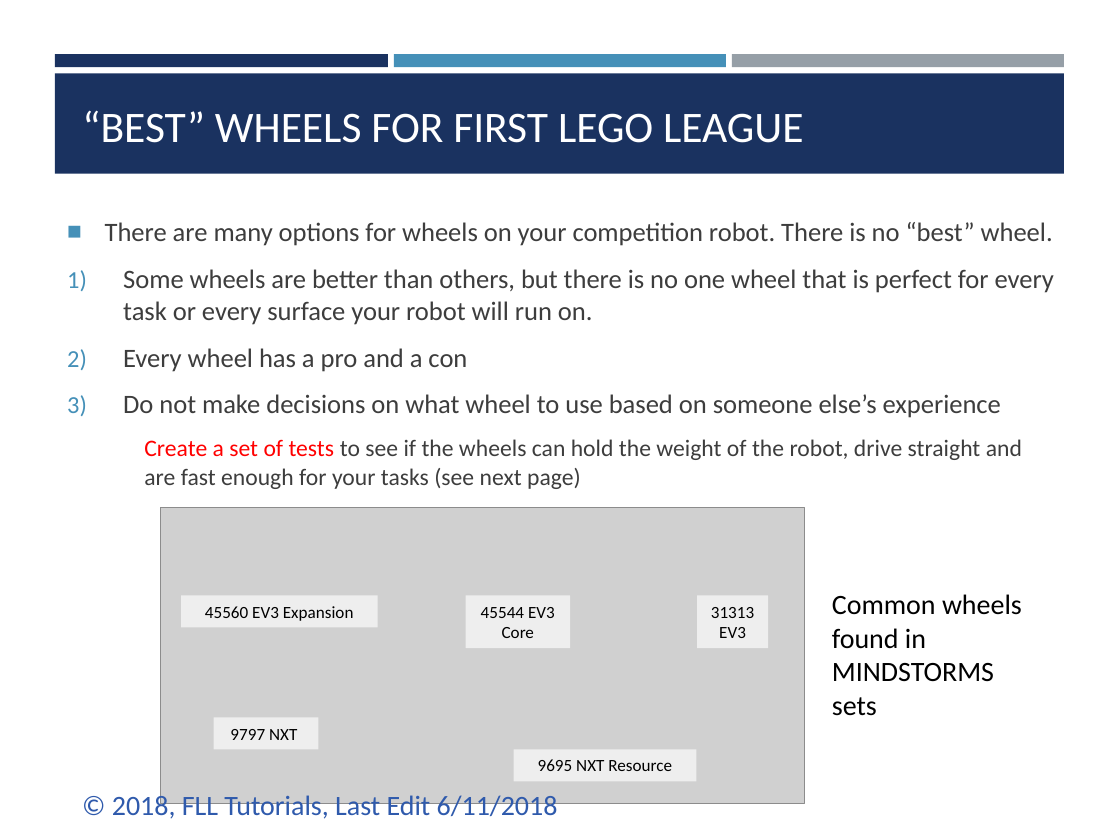
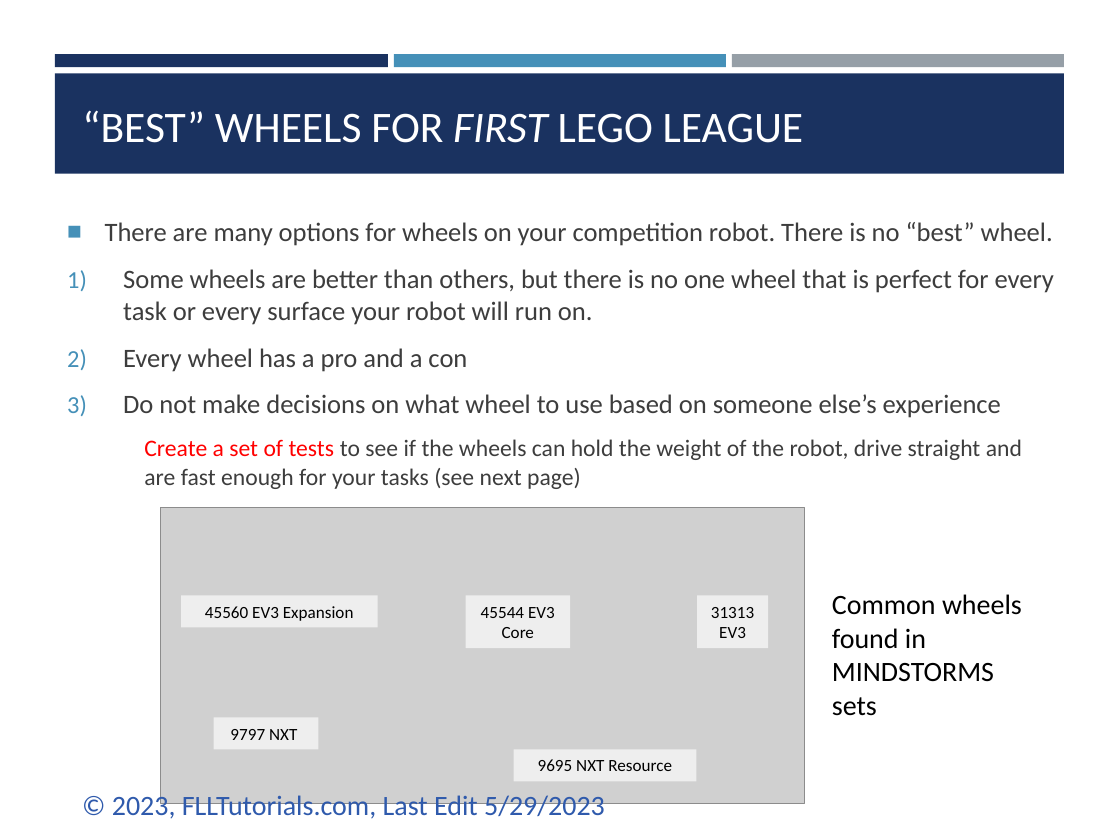
Before and after one commit to ev3lessons/FLL-Tutorials, a slide deck: slide 6 of translations/en-us/RobotGame/Wheels.pptx (slide 5 before the commit). Drawn at 1120x840 pixels with LibreOffice and Linux fonts; fonts in the diff are those of the drawing; grey boxes stand for pictures. Boxes give left, top, right and bottom in pixels: in the first picture for what was removed or moved away, otherwise in the second. Text is boxed around its words. In the diff, an @@ line names an element or a change of style, - is before the commit and + after.

```diff
--- a/translations/en-us/RobotGame/Wheels.pptx
+++ b/translations/en-us/RobotGame/Wheels.pptx
@@ title "“BEST” WHEELS FOR FIRST LEGO ..." at (x1=82, y1=110, x2=804, y2=143): italic on in "FIRST" @@
@@ text at (x1=112, y1=792, x2=605, y2=822): text changed @@
-© 2018, FLL Tutorials, Last Edit 6/11/2018
+© 2023, FLLTutorials.com, Last Edit 5/29/2023
```
Also in this commit, not shown: 9 other slides changed, 2 slides added, 35 other files.
